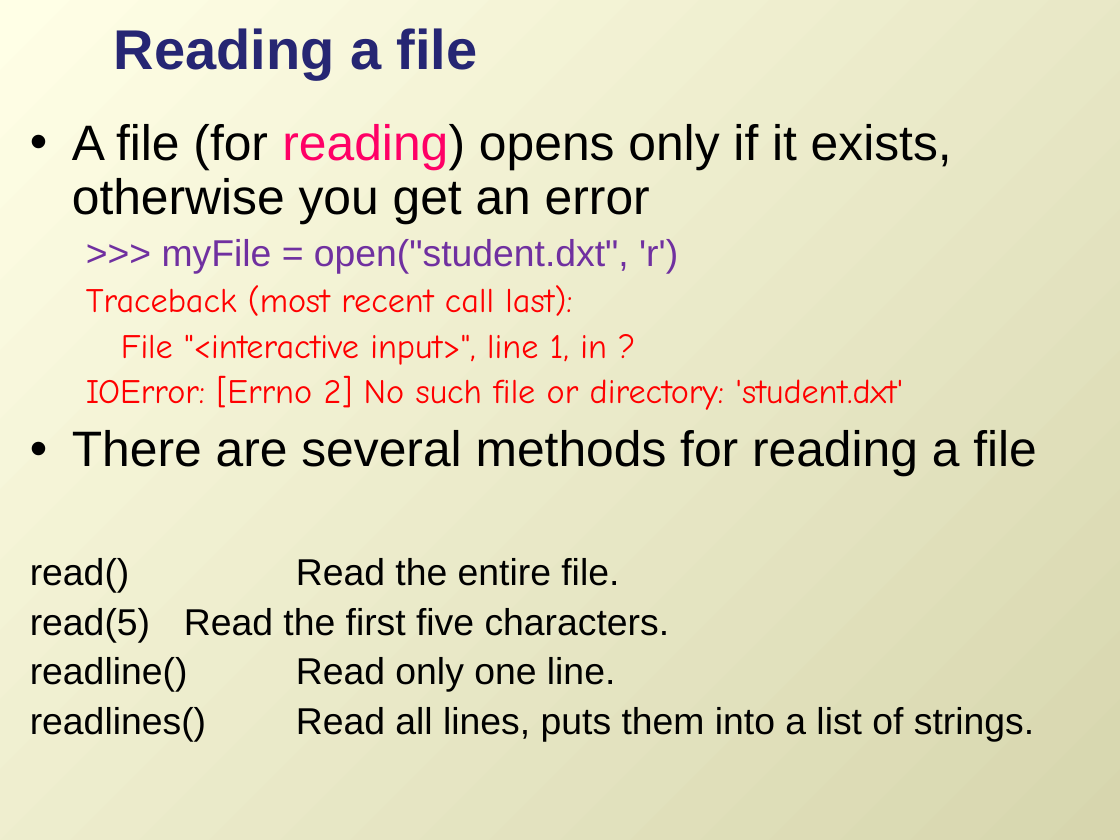
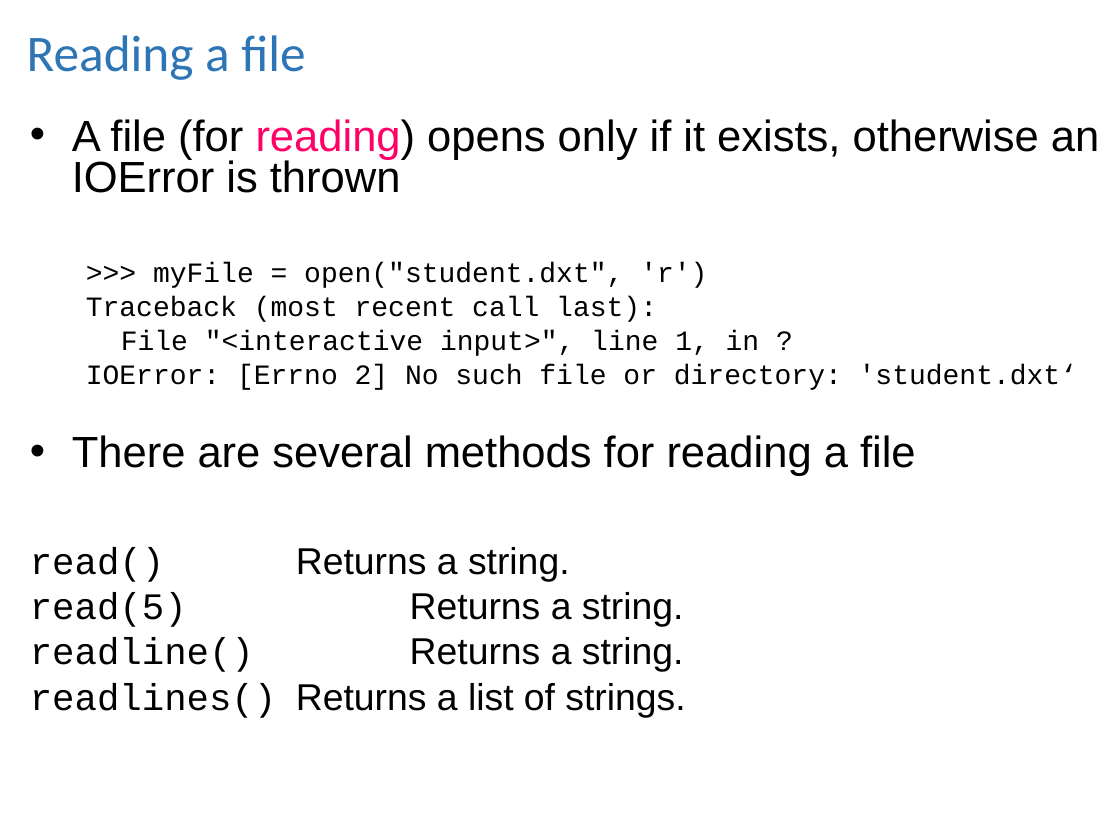
Before and after one commit to lgtateos/gis540, a slide deck: slide 15 of slides/fileIO.ppt (slide 14 before the commit). Drawn at 1120x840 pixels with LibreOffice and Linux fonts; fonts in the diff are those of the drawing. Boxes give left, top, right and bottom in pixels: in the first picture for what was removed or moved away, otherwise in the second. Text is boxed around its words. In the diff, an @@ line names an element or a change of style, - is before the commit and + after.

```diff
--- a/slides/fileIO.ppt
+++ b/slides/fileIO.ppt
@@ background gradient #FFFFE6 to #D7D6AE to #FFFFFF @@
@@ title "Reading a file": place and size @@
-title "Reading a file" at (114,28,478,78)
+title "Reading a file" at (27,35,305,80)
@@ title "Reading a file" at (27,35,305,80): size 36 to 33 pt, font Arial to Calibri, text colour #262673 to #2E75B6, bold off @@
@@ text at (72,119,1099,193): text changed; size 32 to 28 pt @@
-• A file (for reading) opens only if it exists, otherwise you get an error
+• A file (for reading) opens only if it exists, otherwise an IOError is thrown
@@ text at (72,262,916,476): size 24 to 18 pt, font Arial to Courier New, text colour #7030A0 to #000000 in ">>> myFile = open("student.dxt", 'r')"; size 22 to 18 pt, font Comic Neue to Courier New, text colour #FF0000 to #000000 in "Traceback (most recent call last):", "File "<interactive input>", line 1, in ?"; size 32 to 28 pt in "There are several methods for reading a ..."; line spacing 0.9 to 0.8; less space between paragraphs @@
@@ text at (86,364,1077,390): text changed; size 22 to 18 pt; font Comic Neue to Courier New; text colour #FF0000 to #000000 @@
-  IOError: [Errno 2] No such file or directory: 'student.dxt'
+  IOError: [Errno 2] No such file or directory: 'student.dxt‘
@@ text at (30,547,685,718): text changed @@
-read() Read the entire file.
-read(5) Read the first five characters.
-readline() Read only one line.
-readlines() Read all lines, puts them into a list of strings.
+read() Returns a string.
+read(5) Returns a string.
+readline() Returns a string.
+readlines() Returns a list of strings.
```
Also in this commit, not shown: 23 other slides changed, 13 slides added, 3 slides removed.
